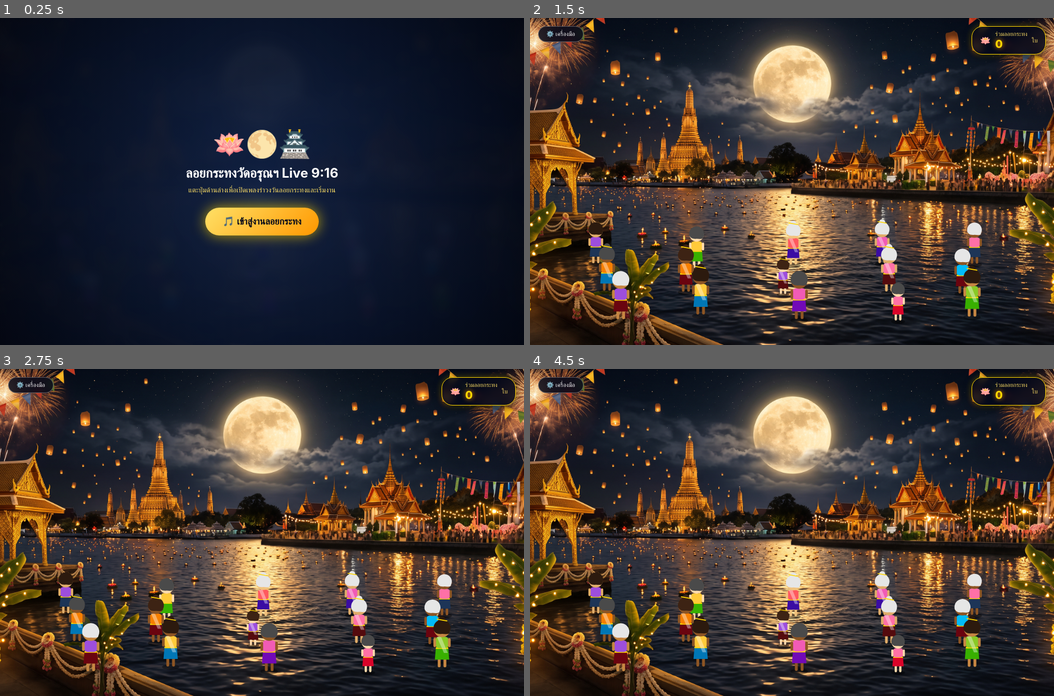
Above: before the commit, frames 1-4 (two rows, left to right).
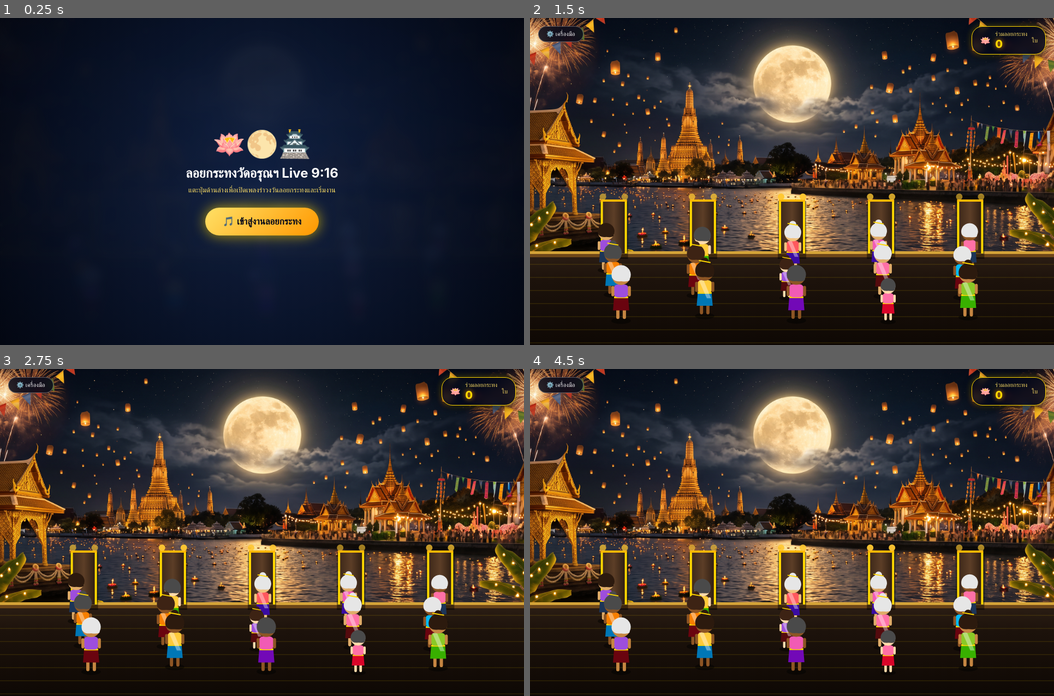
Above: after the commit, the same moments.

Repository: myloveinami-art/mygame
Game: browser game, page public/index.html
Same seed, same stepped clock (60 frames per second), same inputs: the game is played once before the commit and once after it.
Inputs:
- Up to frame 1 (0.25 s): no input
- Up to frame 2 (1.5 s): click "🎵 เข้าสู่งานลอยกระทง" at 1.27 s
- Up to frame 3 (2.75 s): no input
- Up to frame 4 (4.5 s): no input

The runs differ from the first frame. In frame 2, 23% of the frame differs, in the area x 0-100%, y 53-100%; in frame 3, 23%; in frame 4, 23%.

Commit message:
Add custom wooden pier structure and waiting platform matching full-screen background

Diff:
--- a/public/index.html
+++ b/public/index.html
@@ -186,15 +186,15 @@
             toggleBtn.addEventListener('click', () => testPanel.classList.toggle('show'));
 
             // ==========================================
-            // 1. วาดภาพฉากหลังวันลอยกระทงให้เต็มหน้าจอ (Full Bleed Background)
+            // 1. ฉากหลังรูปถ่าย + ออกแบบลานยืนและสะพานท่าน้ำ
             // ==========================================
             const bgImg = new Image();
             bgImg.crossOrigin = "anonymous";
             bgImg.src = '/bg_wat_arun.jpg';
 
-            function drawBackground() {
+            function drawBackgroundAndPier(time) {
+                // 1.1 วาดรูปถ่ายฉากหลังเต็ม Canvas
                 if (bgImg.complete && bgImg.naturalWidth > 0) {
-                    // วาดภาพฉากหลังปรับอัตราส่วนคลุมเต็ม Canvas (Cover fill)
                     const imgRatio = bgImg.naturalWidth / bgImg.naturalHeight;
                     const canvasRatio = W / H;
                     let renderW, renderH, offsetX, offsetY;
@@ -218,10 +218,73 @@
                     ctx.fillStyle = skyGrad;
                     ctx.fillRect(0, 0, W, H);
                 }
-            }
-
-            // ==========================================
-            // 2. สุ่มคละตัวละคร 100+ รูปแบบ & วางตำแหน่งลานท่าน้ำตามรูปถ่ายจริง
+
+                // 1.2 ออกแบบลานยืนรอสีไม้ไทยโบราณ (โกลเด้นบราวน์) ด้านล่าง
+                const pierStartY = H * 0.72;
+
+                // ตัวลานไม้ด้านล่าง
+                const woodGrad = ctx.createLinearGradient(0, pierStartY, 0, H);
+                woodGrad.addColorStop(0, '#2c1e14');
+                woodGrad.addColorStop(0.3, '#1c120b');
+                woodGrad.addColorStop(1, '#0e0804');
+                ctx.fillStyle = woodGrad;
+                ctx.fillRect(0, pierStartY, W, H - pierStartY);
+
+                // ลายแผ่นไม้กระดานขนาน
+                ctx.strokeStyle = 'rgba(255, 215, 0, 0.12)';
+                ctx.lineWidth = 1.5;
+                for (let y = pierStartY + 20; y < H; y += 24) {
+                    ctx.beginPath();
+                    ctx.moveTo(0, y);
+                    ctx.lineTo(W, y);
+                    ctx.stroke();
+                }
+
+                // ขอบตลิ่งไม้ประดับสีทองเรืองแสง
+                ctx.fillStyle = '#d4a338';
+                ctx.fillRect(0, pierStartY - 4, W, 5);
+                ctx.fillStyle = '#6e4719';
+                ctx.fillRect(0, pierStartY + 1, W, 6);
+
+                // 1.3 ออกแบบสะพานท่าน้ำยื่น 5 จุด สอดคล้องกับคอลัมน์คนเดินไปลอย
+                const pierCols = [0.16, 0.33, 0.50, 0.67, 0.84];
+                pierCols.forEach(cx => {
+                    const px = cx * W;
+                    const topY = H * 0.56; // จุดปลายท่าน้ำติดผิวน้ำ
+
+                    // เงาสะพานท่าน้ำลงผิวน้ำ
+                    ctx.fillStyle = 'rgba(0, 0, 0, 0.45)';
+                    ctx.fillRect(px - 26, topY, 52, pierStartY - topY + 10);
+
+                    // พื้นสะพานไม้
+                    const bridgeGrad = ctx.createLinearGradient(px - 22, 0, px + 22, 0);
+                    bridgeGrad.addColorStop(0, '#3d2819');
+                    bridgeGrad.addColorStop(0.5, '#5c3e27');
+                    bridgeGrad.addColorStop(1, '#2c1c11');
+                    ctx.fillStyle = bridgeGrad;
+                    ctx.fillRect(px - 22, topY, 44, pierStartY - topY);
+
+                    // ขอบสะพานสีทอง
+                    ctx.fillStyle = '#ffd700';
+                    ctx.fillRect(px - 24, topY, 4, pierStartY - topY);
+                    ctx.fillRect(px + 20, topY, 4, pierStartY - topY);
+
+                    // ขอบปลายท่าน้ำประดับดอกไม้เรืองแสง
+                    ctx.fillStyle = '#ffb703';
+                    ctx.fillRect(px - 24, topY - 3, 48, 4);
+
+                    // เสาโคมไฟประดับปลายท่าน้ำ ซ้าย-ขวา
+                    const glow = 0.8 + Math.sin(time * 0.006 + cx * 10) * 0.2;
+                    ctx.fillStyle = `rgba(255, 200, 50, ${glow})`;
+                    ctx.beginPath();
+                    ctx.arc(px - 20, topY - 8, 6, 0, Math.PI * 2);
+                    ctx.arc(px + 20, topY - 8, 6, 0, Math.PI * 2);
+                    ctx.fill();
+                });
+            }
+
+            // ==========================================
+            // 2. สุ่มคละตัวละคร 100+ รูปแบบ & วางตำแหน่งยืนบนลานไม้
             // ==========================================
             const tops = ['#ff595e', '#ffca3a', '#ff70a6', '#4cc9f0', '#8ac926', '#f77f00', '#9d4edd', '#00bbf9', '#f15bb5', '#fee440'];
             const bottoms = ['#6a040f', '#3a0ca3', '#8338ec', '#1d3557', '#2b2d42', '#540b0e', '#38b000', '#0077b6', '#7209b7', '#d90429'];
@@ -245,21 +308,20 @@
             }
 
             const characters = [];
-            // ปรับระดับ Y ให้อยู่ช่วงลานลอยกระทงล่างสุดของรูปถ่าย (75% - 94%)
-            const rows = [0.76, 0.84, 0.92];
-            const cols = [0.15, 0.32, 0.50, 0.68, 0.85];
+            // วางตัวละครยืนบนลานไม้ด้านล่าง (Y: 77% - 92%)
+            const rows = [0.78, 0.85, 0.92];
+            const cols = [0.16, 0.33, 0.50, 0.67, 0.84];
 
             rows.forEach((ry) => {
                 cols.forEach((cx) => {
-                    const jitterX = (Math.random() - 0.5) * 0.05;
+                    const jitterX = (Math.random() - 0.5) * 0.03;
                     const jitterY = (Math.random() - 0.5) * 0.02;
                     characters.push({
                         homeX: cx + jitterX,
                         homeY: ry + jitterY,
                         x: cx + jitterX,
                         y: ry + jitterY,
-                        // กำหนดจุดขอบท่าน้ำที่เดินไปลอยกระทงตามความเฉียงของราวท่าน้ำในภาพ
-                        targetWaterY: 0.55 + (cx * 0.08),
+                        targetWaterY: 0.565, // จุดปลายสะพานท่าน้ำ
                         style: generateRandomStyle(),
                         state: 'idle',
                         walkPhase: Math.random() * Math.PI * 2,
@@ -272,8 +334,7 @@
             function drawCartoonCharacter(ch, time) {
                 const px = ch.x * W;
                 const py = ch.y * H;
-                // ปรับขนาดตัวละครย่อขยายตามระยะใกล้-ไกล
-                let scale = 0.58 + (ch.y - 0.52) * 0.75;
+                let scale = 0.68 + (ch.y - 0.56) * 0.85;
                 if (ch.style.isChild) scale *= 0.78;
 
                 ctx.save();
@@ -284,7 +345,8 @@
                 const bobY = isMoving ? Math.abs(Math.sin(ch.walkPhase)) * -4 : Math.sin(time * 0.003 + ch.walkPhase) * 1.2;
                 const legSwing = isMoving ? Math.sin(ch.walkPhase) * 6 : 0;
 
-                ctx.fillStyle = 'rgba(0, 0, 0, 0.4)';
+                // เงาใต้เท้าบนพื้นไม้
+                ctx.fillStyle = 'rgba(0, 0, 0, 0.45)';
                 ctx.beginPath();
                 ctx.ellipse(0, 0, 18, 6, 0, 0, Math.PI * 2);
                 ctx.fill();
@@ -384,7 +446,7 @@
             }
 
             // ==========================================
-            // 3. กระทง / โคมลอย / พลุ 3D
+            // 3. กระทง / โคมลอย / พลุ
             // ==========================================
             function drawKrathongArt(x, y, tier, scale, time) {
                 ctx.save();
@@ -654,20 +716,20 @@
                 requestAnimationFrame(loop);
                 ctx.clearRect(0, 0, W, H);
 
-                // 1. วาดรูปฉากหลังเต็มหน้าจอ
-                drawBackground();
-
-                // 2. กระทงลอยในแม่น้ำ (ลอยเฉียงจากท่าน้ำไปทางกลางแม่น้ำ)
+                // 1. วาดฉากหลังรูปถ่าย + ลานไม้และสะพานท่าน้ำ
+                drawBackgroundAndPier(time);
+
+                // 2. กระทงลอยออกไปกลางแม่น้ำจากปลายสะพานท่าน้ำ
                 for (let i = floatingKrathongs.length - 1; i >= 0; i--) {
                     const k = floatingKrathongs[i];
                     k.y -= 0.0004; // ความเร็วช้าลง 20%
-                    k.x -= 0.00015; // ลอยตามกระแสน้ำในภาพ
-                    const progress = (0.58 - k.y) / (0.58 - 0.46);
-                    const scale = Math.max(0.18, 0.7 * (1 - progress * 0.7));
+                    k.x -= 0.00018; // ลอยตามกระแสน้ำไปทางซ้าย
+                    const progress = (0.565 - k.y) / (0.565 - 0.45);
+                    const scale = Math.max(0.18, 0.65 * (1 - progress * 0.7));
 
                     drawKrathongArt(k.x * W, k.y * H, k.tier, scale, time);
 
-                    if (k.y <= 0.46) {
+                    if (k.y <= 0.45) {
                         floatingKrathongs.splice(i, 1);
                     }
                 }
@@ -685,7 +747,7 @@
                     }
                 }
 
-                // 4. การเดินของตัวละคร (ช้าลง 20% และเดินไปริมแม่น้ำในภาพถ่าย)
+                // 4. เดินจากลานไม้ ขึ้นสะพานท่าน้ำไปลอยกระทงที่ปลายสะพาน (ช้าลง 20%)
                 const sortedChars = [...characters].sort((a, b) => a.y - b.y);
                 sortedChars.forEach(ch => {
                     if (ch.state === 'walkingUp') {
@@ -694,9 +756,9 @@
                         if (ch.y <= ch.targetWaterY) {
                             ch.y = ch.targetWaterY;
                             if (ch.heldTier === 4) {
-                                floatingLanterns.push({ x: ch.x, y: ch.y - 0.05, seed: Math.random() * 10 });
+                                floatingLanterns.push({ x: ch.x, y: ch.y - 0.04, seed: Math.random() * 10 });
                             } else {
-                                floatingKrathongs.push({ x: ch.x, y: ch.y - 0.01, tier: ch.heldTier, seed: Math.random() * 10 });
+                                floatingKrathongs.push({ x: ch.x, y: ch.y - 0.005, tier: ch.heldTier, seed: Math.random() * 10 });
                             }
 
                             if (ch.heldTier >= 5) {
